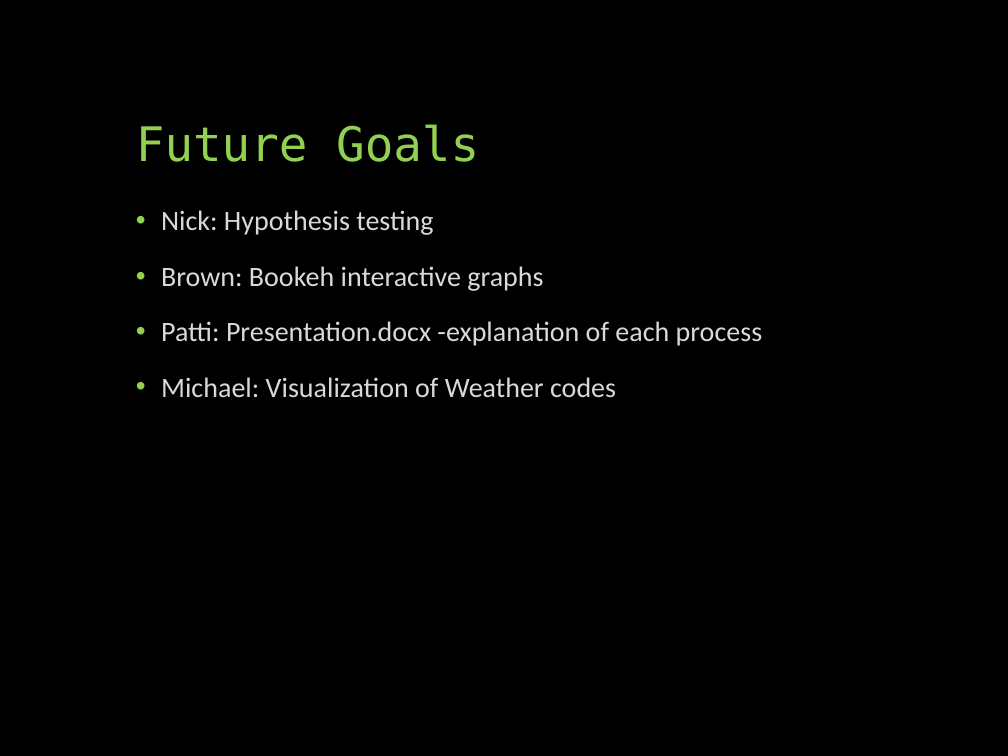
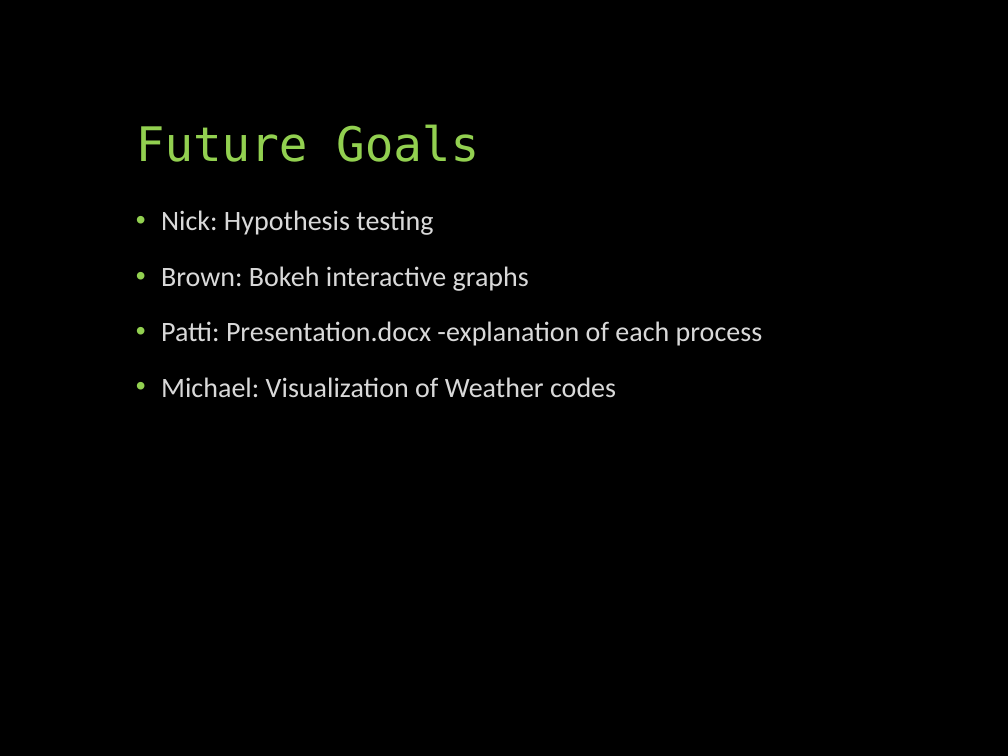
Before and after one commit to UNCG-CSE/Library-Computer-Usage-Analysis, a slide deck: slide 11 of Computers in the Libraries.pptx (slide 10 before the commit). Drawn at 1008x756 pixels with LibreOffice and Linux fonts; fonts in the diff are those of the drawing. Boxes give left, top, right and bottom in pixels: in the first picture for what was removed or moved away, otherwise in the second. Text is boxed around its words. In the diff, an @@ line names an element or a change of style, - is before the commit and + after.

Commit message:
Update ppt

```diff
--- a/Computers in the Libraries.pptx
+++ b/Computers in the Libraries.pptx
@@ text at box(161, 266, 529, 291): text changed @@
-• Brown: Bookeh interactive graphs
+• Brown: Bokeh interactive graphs
```
Also in this commit, not shown: 1 slide added.
